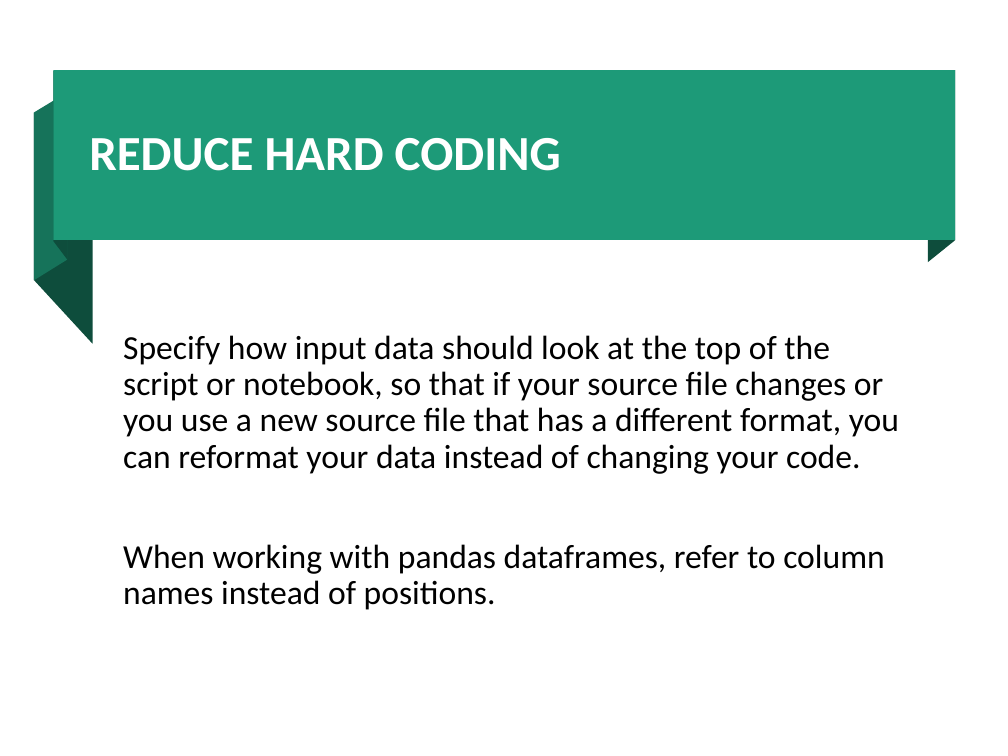
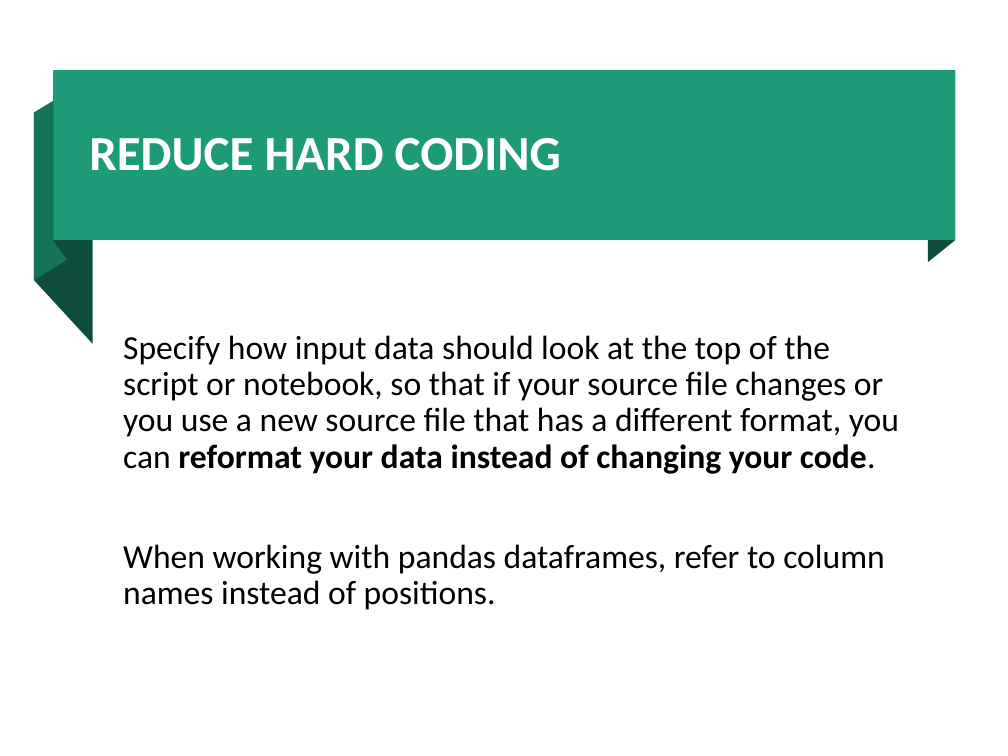
Before and after one commit to aGitHasNoName/PythonForAutomation, a slide deck: slide 22 of Day1Slides.pptx. Drawn at 1008x756 pixels with LibreOffice and Linux fonts; fonts in the diff are those of the drawing. Boxes give left, top, right and bottom in pixels: in the first picture for what was removed or moved away, otherwise in the second. Text is boxed around its words. In the diff, an @@ line names an element or a change of style, - is before the commit and + after.

```diff
--- a/Day1Slides.pptx
+++ b/Day1Slides.pptx
@@ text at <box>123,335,899,474</box>: bold on in "reformat your data instead of changing your ..." @@
```
Also in this commit, not shown: 11 other slides changed, 12 other files.
